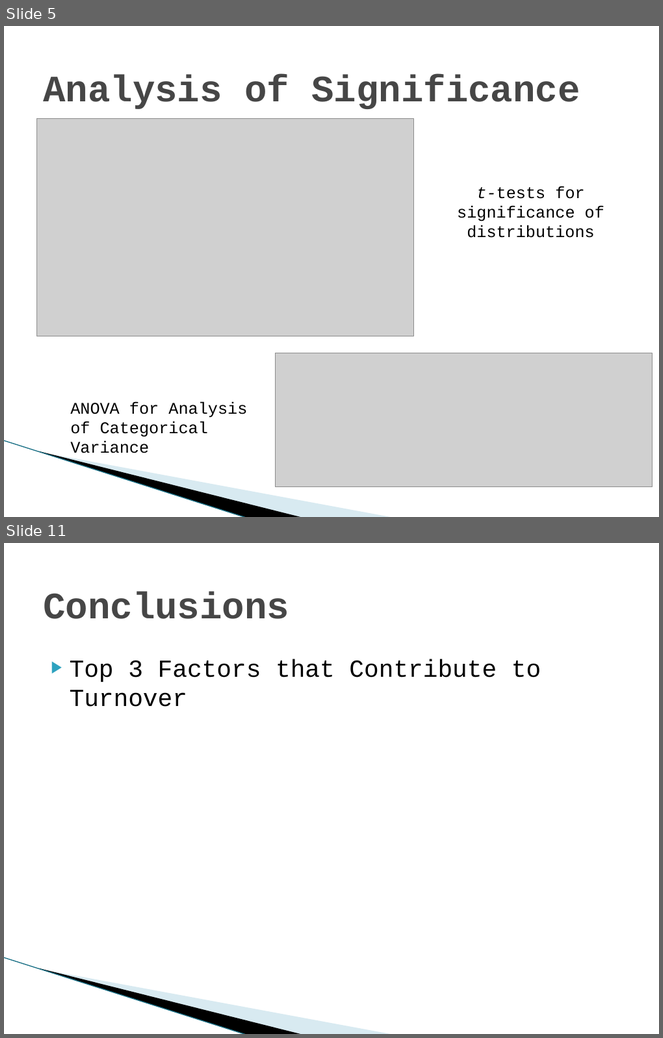
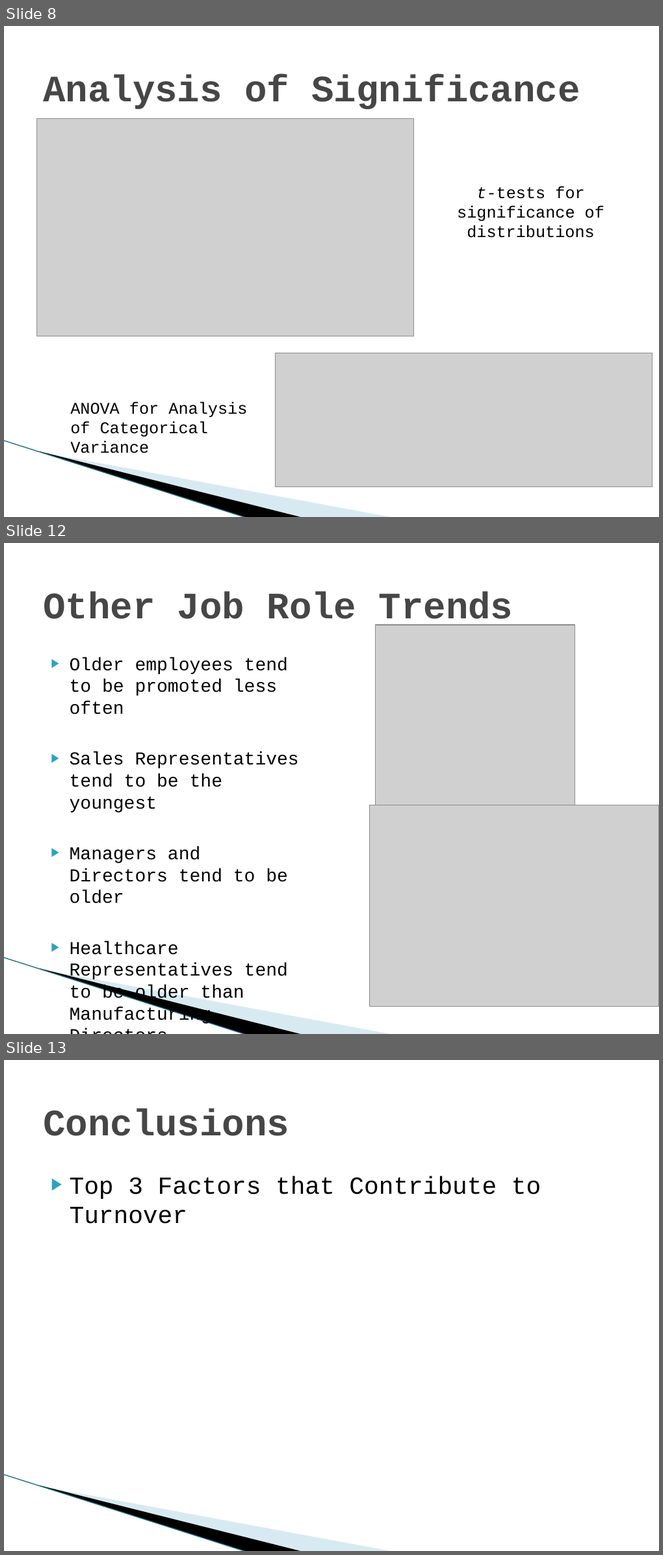
Before and after one commit to DataTex1/CaseStudy2, a slide deck: DDS Attrition Analysis.pptx. Shown one above the other, each under a label of ours: slides 5 and 11 before the commit, slides 8, 12 and 13 after it; the slides between them are not shown. The pictures are 663x1038 and 663x1555 pixels, drawn with LibreOffice and Linux fonts; fonts in the diff are those of the drawing; grey boxes stand for pictures; background and template pictures are left out. Boxes give left, top, right and bottom in pixels: in the first picture for what was removed or moved away, otherwise in the second. Text is boxed around its words. In the diff, an @@ line names an element or a change of style, - is before the commit and + after.

```diff
--- a/DDS Attrition Analysis.pptx
+++ b/DDS Attrition Analysis.pptx
@@ slide 12 added at [4, 543, 659, 1034], background #FFFFFF; not listed: 3 template elements that a slide beside it also shows @@
@@ title added at [43, 591, 514, 628], 41 pt, text #464646, bold @@
+Other Job Role Trends
@@ picture added at [376, 625, 575, 805] @@
@@ text added at [70, 657, 299, 1025], 20 pt, text #000000 @@
+▶ Older employees tend to be promoted less often
+▶ Sales Representatives tend to be the youngest
+▶ Managers and Directors tend to be older
+▶ Healthcare Representatives tend to be older than Manufacturing Directors
@@ picture added at [369, 805, 659, 1007] @@
@@ what was slide 5 is now slide 8 @@
@@ what was slide 11 is now slide 13 @@
```
Also in this commit, not shown: 3 slides changed, 3 other slides added, 2 slides removed.
